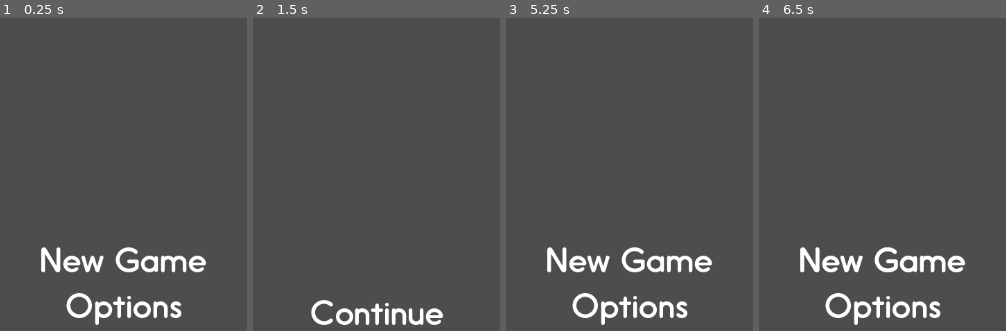
Above: before the commit, frames 1-4 (left to right).
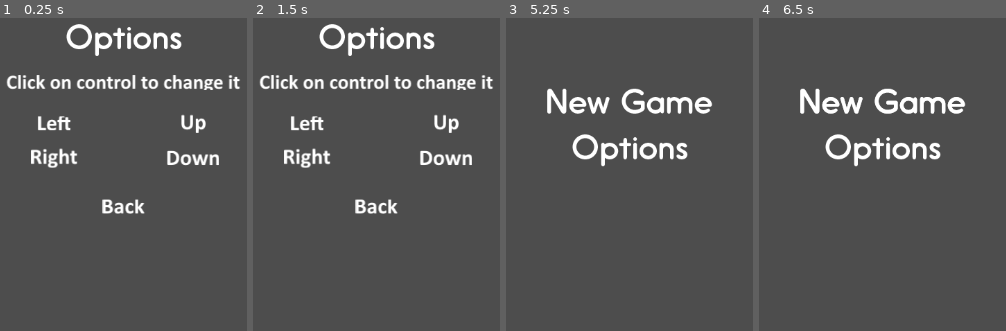
Above: after the commit, the same moments.

Repository: Pouletmania/Ninja1000vsSuperYokai
Game: Godot game, scene res://Scene/TitleScreen.tscn
Two runs of this game, one before a commit and one after it. Both use one fixed random seed, a clock stepped at 60 frames per second and the inputs below.
Inputs (mouse positions are in pixels of both pictures, inside the frame that each line leads up to; where the layout moved, square brackets give the same spot in the first picture):
- Up to frame 1 (0.25 s): no input
- Up to frame 2 (1.5 s): click (307, 124) at 0.52 s; click (376, 309) at 1.27 s
- Up to frame 3 (5.25 s): click (629, 312) at 2.02 s; click (560, 158) at 2.77 s; click (698, 124) at 3.52 s; click (698, 158) at 4.27 s; click (629, 208) at 5.02 s
- Up to frame 4 (6.5 s): click (882, 102) [882, 259] at 5.75 s

The runs differ from the first frame. In frame 1, 9.9% of the frame differs, in the area x 2-98%, y 1-99%; in frame 2, 7.7%; in frame 3, 7.7%; in frame 4, 7.9%.

Commit message:
Mise en page menu option
Mise en page menu option

Diff:
--- a/Scene/TitleScreen.tscn
+++ b/Scene/TitleScreen.tscn
@@ -1,10 +1,14 @@
-[gd_scene load_steps=6 format=3 uid="uid://b4a5pdfkajrj2"]
+[gd_scene load_steps=10 format=3 uid="uid://b4a5pdfkajrj2"]
 
-[ext_resource type="Script" path="res://Script/TitleScreen/MainMenu.gd" id="1_7lg7v"]
+[ext_resource type="Script" path="res://Script/TitleScreen/MenuContainer.gd" id="1_fgmyp"]
 [ext_resource type="Texture2D" uid="uid://bwf0trjmdbv41" path="res://Asset/TitleScreen/Menu/label_new_game.png" id="1_ifos8"]
 [ext_resource type="Texture2D" uid="uid://cnq51xgiha5od" path="res://Asset/TitleScreen/Menu/label_options.png" id="2_ce3y2"]
-[ext_resource type="Script" path="res://Script/TitleScreen/OptionMenu.gd" id="4_k4fam"]
-[ext_resource type="Texture2D" uid="uid://c60v273gyl5hf" path="res://Asset/TitleScreen/Menu/label_continue.png" id="5_8rwsp"]
+[ext_resource type="Texture2D" uid="uid://di6uv4dat53e3" path="res://Asset/TitleScreen/Menu/label_option_info.png" id="4_kr8t1"]
+[ext_resource type="Texture2D" uid="uid://c3fesbonc8ssc" path="res://Asset/TitleScreen/Menu/label_left.png" id="5_aym62"]
+[ext_resource type="Texture2D" uid="uid://cmia8a3af7ce4" path="res://Asset/TitleScreen/Menu/label_right.png" id="6_c6mac"]
+[ext_resource type="Texture2D" uid="uid://bso8lbp47yii4" path="res://Asset/TitleScreen/Menu/label_up.png" id="7_xctlm"]
+[ext_resource type="Texture2D" uid="uid://bm50bmnekygqj" path="res://Asset/TitleScreen/Menu/label_down.png" id="8_leg6r"]
+[ext_resource type="Texture2D" uid="uid://c5vcp0flrd00d" path="res://Asset/TitleScreen/Menu/label_back.png" id="9_rs31k"]
 
 [node name="TitleScreen" type="MarginContainer"]
 anchors_preset = 15
@@ -19,19 +23,20 @@
 theme_override_constants/margin_right = 40
 theme_override_constants/margin_bottom = 40
 
-[node name="HBoxContainer" type="HBoxContainer" parent="."]
+[node name="MenuContainer" type="HBoxContainer" parent="."]
 layout_mode = 2
 alignment = 1
+script = ExtResource("1_fgmyp")
 
-[node name="MainMenu" type="VBoxContainer" parent="HBoxContainer"]
+[node name="MainMenu" type="VBoxContainer" parent="MenuContainer"]
+visible = false
 layout_mode = 2
 size_flags_horizontal = 4
-size_flags_vertical = 8
+size_flags_vertical = 4
 theme_override_constants/separation = 30
 alignment = 1
-script = ExtResource("1_7lg7v")
 
-[node name="NewGame" type="TextureButton" parent="HBoxContainer/MainMenu"]
+[node name="NewGame" type="TextureButton" parent="MenuContainer/MainMenu"]
 layout_mode = 2
 texture_normal = ExtResource("1_ifos8")
 texture_pressed = ExtResource("1_ifos8")
@@ -40,7 +45,7 @@
 texture_focused = ExtResource("1_ifos8")
 stretch_mode = 3
 
-[node name="Option" type="TextureButton" parent="HBoxContainer/MainMenu"]
+[node name="Option" type="TextureButton" parent="MenuContainer/MainMenu"]
 layout_mode = 2
 texture_normal = ExtResource("2_ce3y2")
 texture_pressed = ExtResource("2_ce3y2")
@@ -49,25 +54,103 @@
 texture_focused = ExtResource("2_ce3y2")
 stretch_mode = 3
 
-[node name="OptionMenu" type="VBoxContainer" parent="HBoxContainer"]
-visible = false
+[node name="OptionMenu" type="VBoxContainer" parent="MenuContainer"]
 layout_mode = 2
 size_flags_horizontal = 4
-size_flags_vertical = 8
-theme_override_constants/separation = 30
+theme_override_constants/separation = 60
 alignment = 1
-script = ExtResource("4_k4fam")
 
-[node name="Back" type="TextureButton" parent="HBoxContainer/OptionMenu"]
+[node name="OptionTitle" type="TextureRect" parent="MenuContainer/OptionMenu"]
 layout_mode = 2
-texture_normal = ExtResource("5_8rwsp")
-texture_pressed = ExtResource("5_8rwsp")
-texture_hover = ExtResource("5_8rwsp")
-texture_disabled = ExtResource("5_8rwsp")
-texture_focused = ExtResource("5_8rwsp")
+texture = ExtResource("2_ce3y2")
+expand_mode = 3
 stretch_mode = 3
 
-[connection signal="pressed" from="HBoxContainer/MainMenu/Option" to="HBoxContainer/MainMenu" method="_on_option_pressed"]
-[connection signal="pressed" from="HBoxContainer/MainMenu/Option" to="HBoxContainer/OptionMenu" method="_on_option_pressed"]
-[connection signal="pressed" from="HBoxContainer/OptionMenu/Back" to="HBoxContainer/MainMenu" method="_on_back_pressed"]
-[connection signal="pressed" from="HBoxContainer/OptionMenu/Back" to="HBoxContainer/OptionMenu" method="_on_back_pressed"]
+[node name="OptionInfo" type="TextureRect" parent="MenuContainer/OptionMenu"]
+layout_mode = 2
+texture = ExtResource("4_kr8t1")
+expand_mode = 3
+stretch_mode = 3
+
+[node name="InputContainer" type="HBoxContainer" parent="MenuContainer/OptionMenu"]
+layout_mode = 2
+theme_override_constants/separation = 200
+alignment = 2
+
+[node name="LeftColumn" type="VBoxContainer" parent="MenuContainer/OptionMenu/InputContainer"]
+layout_mode = 2
+theme_override_constants/separation = 50
+alignment = 1
+
+[node name="LeftMoveOption" type="HBoxContainer" parent="MenuContainer/OptionMenu/InputContainer/LeftColumn"]
+layout_mode = 2
+alignment = 1
+
+[node name="LeftMoveButton" type="TextureButton" parent="MenuContainer/OptionMenu/InputContainer/LeftColumn/LeftMoveOption"]
+layout_mode = 2
+texture_normal = ExtResource("5_aym62")
+texture_pressed = ExtResource("5_aym62")
+texture_hover = ExtResource("5_aym62")
+texture_disabled = ExtResource("5_aym62")
+texture_focused = ExtResource("5_aym62")
+ignore_texture_size = true
+stretch_mode = 3
+
+[node name="RightMoveOption" type="HBoxContainer" parent="MenuContainer/OptionMenu/InputContainer/LeftColumn"]
+layout_mode = 2
+alignment = 1
+
+[node name="RightMoveButton" type="TextureButton" parent="MenuContainer/OptionMenu/InputContainer/LeftColumn/RightMoveOption"]
+layout_mode = 2
+texture_normal = ExtResource("6_c6mac")
+texture_pressed = ExtResource("6_c6mac")
+texture_hover = ExtResource("6_c6mac")
+texture_disabled = ExtResource("6_c6mac")
+texture_focused = ExtResource("6_c6mac")
+ignore_texture_size = true
+stretch_mode = 3
+
+[node name="RightColumn" type="VBoxContainer" parent="MenuContainer/OptionMenu/InputContainer"]
+layout_mode = 2
+theme_override_constants/separation = 50
+alignment = 1
+
+[node name="UpMoveOption" type="HBoxContainer" parent="MenuContainer/OptionMenu/InputContainer/RightColumn"]
+layout_mode = 2
+alignment = 1
+
+[node name="UpMoveButton" type="TextureButton" parent="MenuContainer/OptionMenu/InputContainer/RightColumn/UpMoveOption"]
+layout_mode = 2
+texture_normal = ExtResource("7_xctlm")
+texture_pressed = ExtResource("7_xctlm")
+texture_hover = ExtResource("7_xctlm")
+texture_disabled = ExtResource("7_xctlm")
+texture_focused = ExtResource("7_xctlm")
+ignore_texture_size = true
+stretch_mode = 3
+
+[node name="DownMoveOption" type="HBoxContainer" parent="MenuContainer/OptionMenu/InputContainer/RightColumn"]
+layout_mode = 2
+alignment = 1
+
+[node name="DownMoveButton" type="TextureButton" parent="MenuContainer/OptionMenu/InputContainer/RightColumn/DownMoveOption"]
+layout_mode = 2
+texture_normal = ExtResource("8_leg6r")
+texture_pressed = ExtResource("8_leg6r")
+texture_hover = ExtResource("8_leg6r")
+texture_disabled = ExtResource("8_leg6r")
+texture_focused = ExtResource("8_leg6r")
+ignore_texture_size = true
+stretch_mode = 3
+
+[node name="BackButton" type="TextureButton" parent="MenuContainer/OptionMenu"]
+layout_mode = 2
+texture_normal = ExtResource("9_rs31k")
+texture_pressed = ExtResource("9_rs31k")
+texture_hover = ExtResource("9_rs31k")
+texture_disabled = ExtResource("9_rs31k")
+texture_focused = ExtResource("9_rs31k")
+stretch_mode = 3
+
+[connection signal="pressed" from="MenuContainer/MainMenu/Option" to="MenuContainer" method="_on_option_pressed"]
+[connection signal="pressed" from="MenuContainer/OptionMenu/BackButton" to="MenuContainer" method="_on_back_pressed"]
--- a/Script/TitleScreen/MainMenu.gd
+++ /dev/null
@@ -1,19 +0,0 @@
-extends VBoxContainer
-
-
-# Called when the node enters the scene tree for the first time.
-func _ready():
-	pass # Replace with function body.
-
-
-# Called every frame. 'delta' is the elapsed time since the previous frame.
-func _process(delta):
-	pass
-
-
-func _on_option_pressed():
-	self.visible = false
-
-
-func _on_back_pressed():
-	self.visible = true
--- a/Script/TitleScreen/OptionMenu.gd
+++ b/Script/TitleScreen/MenuContainer.gd
@@ -1,4 +1,4 @@
-extends VBoxContainer
+extends HBoxContainer
 
 
 # Called when the node enters the scene tree for the first time.
@@ -12,8 +12,10 @@
 
 
 func _on_option_pressed():
-	self.visible = true
+	get_node("MainMenu").visible = false
+	get_node("OptionMenu").visible = true
 
 
 func _on_back_pressed():
-	self.visible = false
+	get_node("MainMenu").visible = true
+	get_node("OptionMenu").visible = false
Binary file added: Asset/TitleScreen/Menu/label_back.png
Not shown, added: Asset/TitleScreen/Menu/label_back.png.import
Binary file added: Asset/TitleScreen/Menu/label_down.png
Not shown, added: Asset/TitleScreen/Menu/label_down.png.import
Binary file added: Asset/TitleScreen/Menu/label_left.png
Not shown, added: Asset/TitleScreen/Menu/label_left.png.import
Binary file added: Asset/TitleScreen/Menu/label_option_info.png
Not shown, added: Asset/TitleScreen/Menu/label_option_info.png.import
Binary file added: Asset/TitleScreen/Menu/label_right.png
Not shown, added: Asset/TitleScreen/Menu/label_right.png.import
Binary file added: Asset/TitleScreen/Menu/label_up.png
Not shown, added: Asset/TitleScreen/Menu/label_up.png.import
